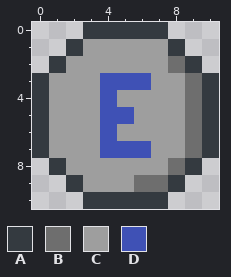
Two states of a pixel-art file, sprites/button.aseprite. The picture above is the old version.
11x11 pixels, 1 frame.
Palette (. is transparent): A #343a40  B #6e6e6e  C #9e9e9e  D #3f51b5
Pixels before, first column x 0:
 0 ...AAAAA...
 1 ..ACCCCCA..
 2 .ACCCCCCBA.
 3 ACCCDDDCCBA
 4 ACCCDCCCCBA
 5 ACCCDDCCCBA
 6 ACCCDCCCCBA
 7 ACCCDDDCCBA
 8 .ACCCCCCBA.
 9 ..ACCCBBA..
10 ...AAAAA...
And afterwards:
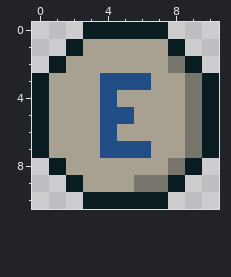
The exact change:
colour A: #343a40 -> #091d21
colour B: #6e6e6e -> #78756c
colour C: #9e9e9e -> #a8a192
colour D: #3f51b5 -> #204d85
Changed places in both pictures, as pixel boxes (x1, y1, x2, y2):
changed: (32, 22, 219, 209)
